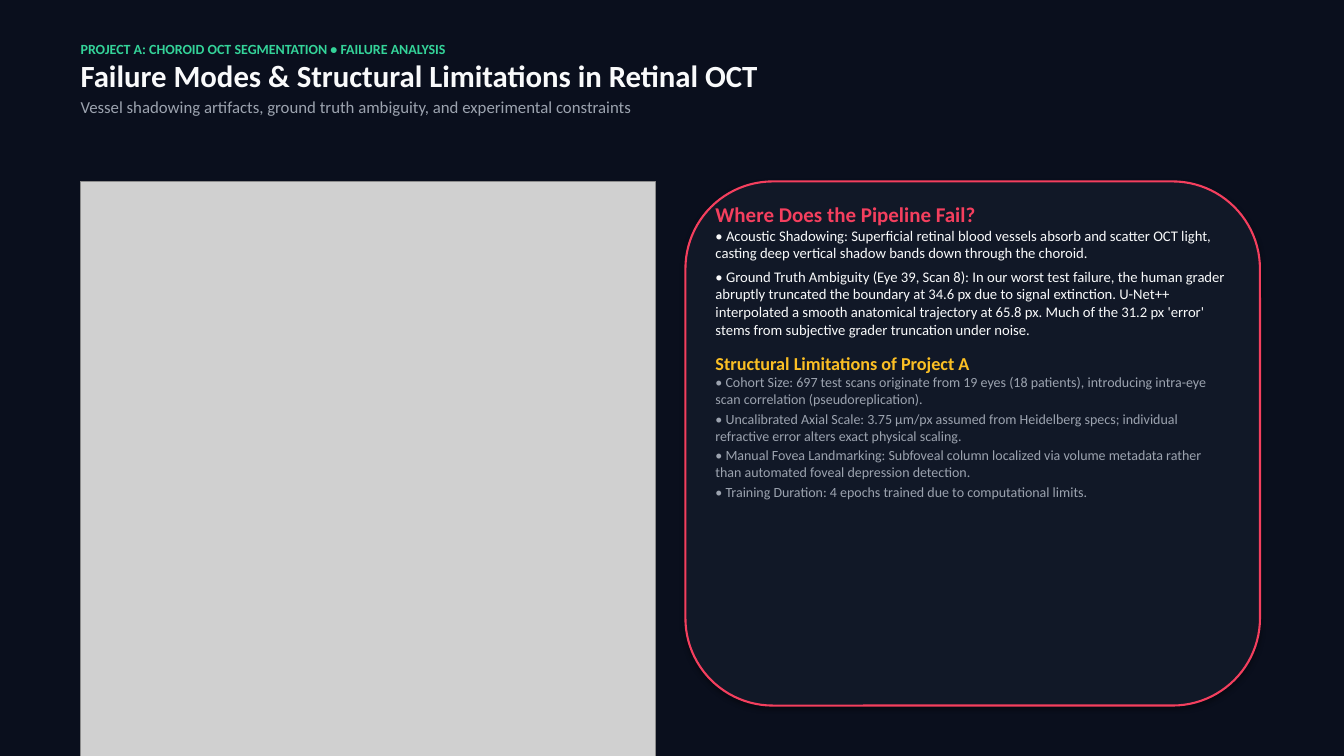
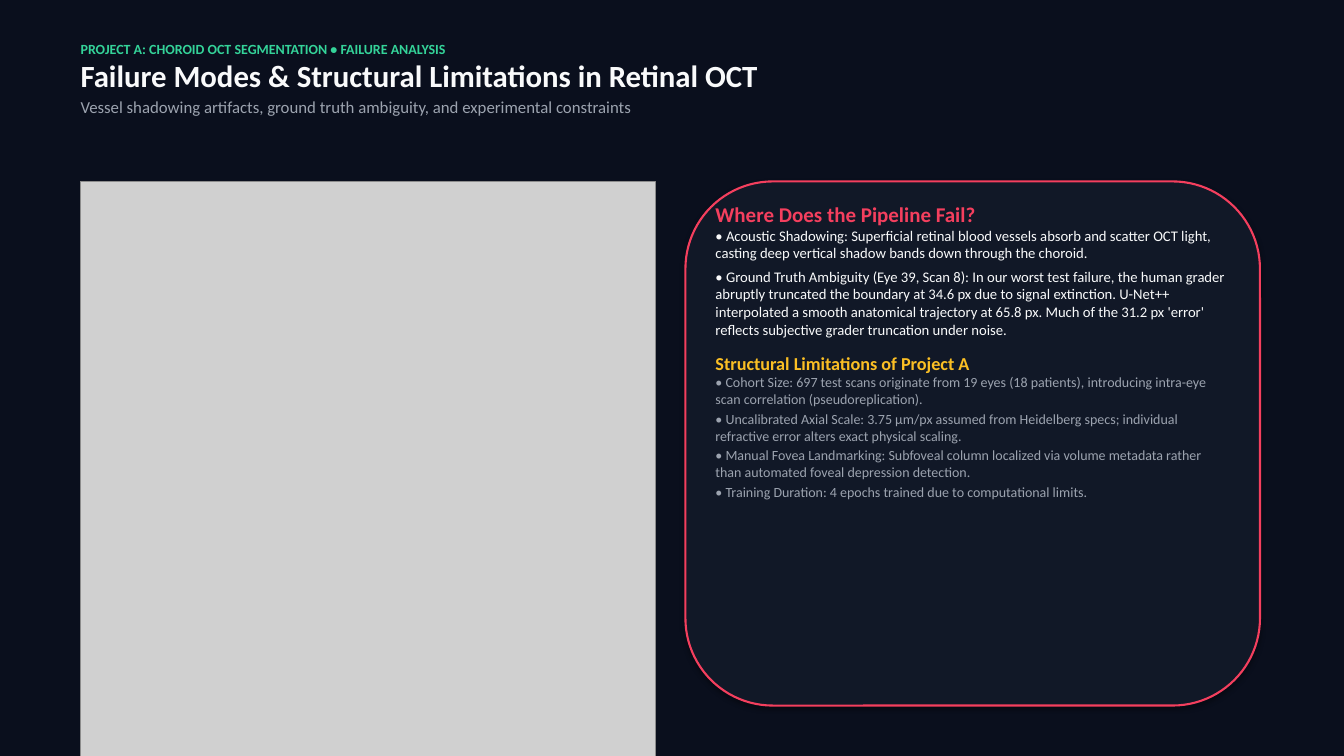
Before and after one commit to AdityaSahrawat/quantum-medical-image-classification, a slide deck: slide 8 of presentation/combined_presentation.pptx. Drawn at 1344x756 pixels with LibreOffice and Linux fonts; fonts in the diff are those of the drawing; grey boxes stand for pictures. Boxes give left, top, right and bottom in pixels: in the first picture for what was removed or moved away, otherwise in the second. Text is boxed around its words. In the diff, an @@ line names an element or a change of style, - is before the commit and + after.

```diff
--- a/presentation/combined_presentation.pptx
+++ b/presentation/combined_presentation.pptx
@@ text at <box>715,271,1225,338</box>: text changed @@
-• Ground Truth Ambiguity (Eye 39, Scan 8): In our worst test failure, the human grader abruptly truncated the boundary at 34.6 px due to signal extinction. U-Net++ interpolated a smooth anatomical trajectory at 65.8 px. Much of the 31.2 px 'error' stems from subjective grader truncation under noise.
+• Ground Truth Ambiguity (Eye 39, Scan 8): In our worst test failure, the human grader abruptly truncated the boundary at 34.6 px due to signal extinction. U-Net++ interpolated a smooth anatomical trajectory at 65.8 px. Much of the 31.2 px 'error' reflects subjective grader truncation under noise.
```
Also in this commit, not shown: 10 other slides changed, 6 other files.
